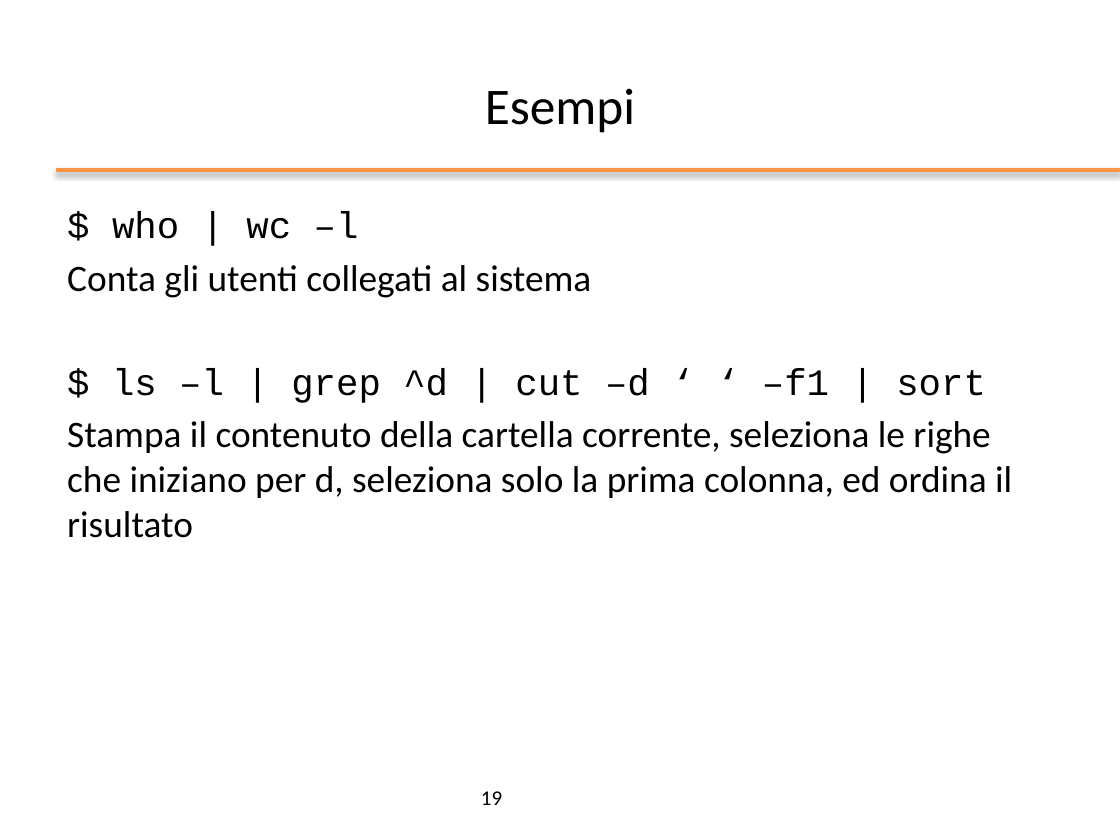
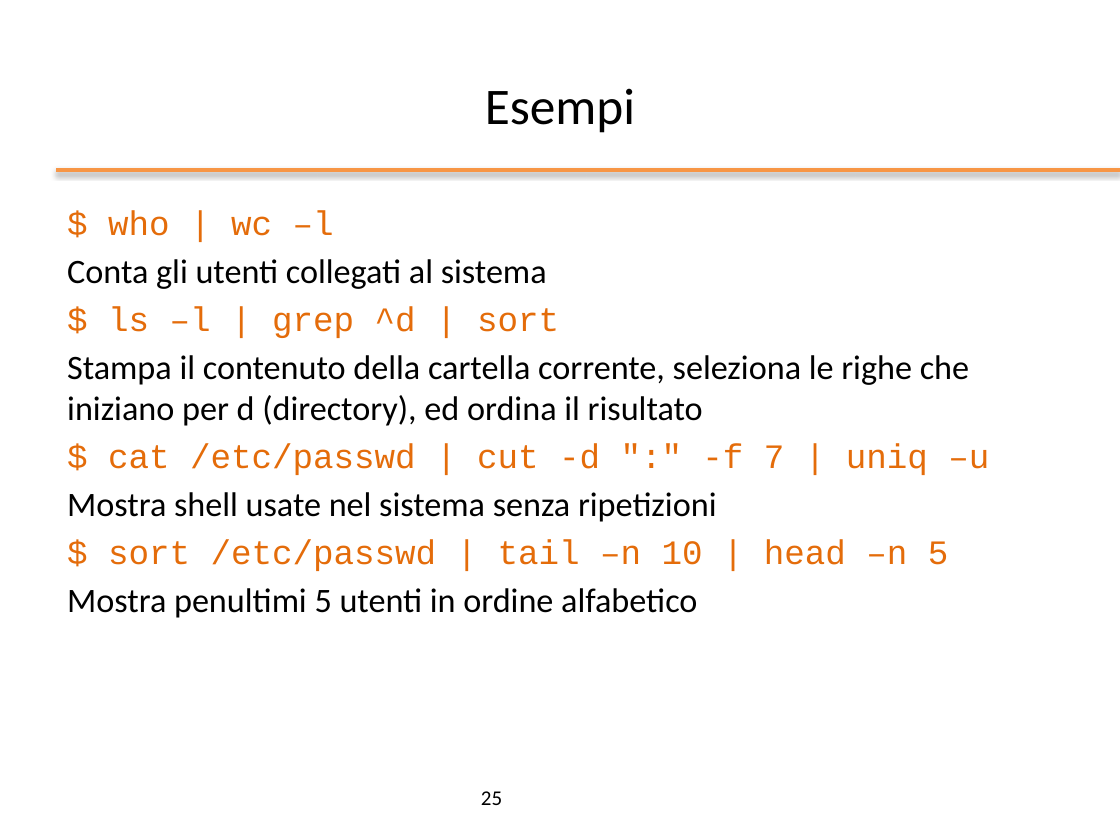
Before and after one commit to nbicocchi/operatingsystemsbsc, a slide deck: slide 25 of slides/ppt/02_Bash Basics.pptx (slide 19 before the commit). Drawn at 1120x840 pixels with LibreOffice and Linux fonts; fonts in the diff are those of the drawing; background and template pictures are left out. Boxes give left, top, right and bottom in pixels: in the first picture for what was removed or moved away, otherwise in the second. Text is boxed around its words. In the diff, an @@ line names an element or a change of style, - is before the commit and + after.

```diff
--- a/slides/ppt/02_Bash Basics.pptx
+++ b/slides/ppt/02_Bash Basics.pptx
@@ text at box(67, 210, 547, 289): size 24 to 22 pt in "$ who | wc –l", "Conta gli utenti collegati al sistema"; text colour #000000 to #E46C0A in "$ who | wc –l" @@
@@ text at box(67, 306, 989, 618): text changed; size 24 to 22 pt @@
-$ ls –l | grep ^d | cut –d ‘ ‘ –f1 | sort
-Stampa il contenuto della cartella corrente, seleziona le righe che iniziano per d, seleziona solo la prima colonna, ed ordina il risultato
+$ ls –l | grep ^d | sort
+Stampa il contenuto della cartella corrente, seleziona le righe che iniziano per d (directory), ed ordina il risultato
+$ cat /etc/passwd | cut -d ":" -f 7 | uniq –u
+Mostra shell usate nel sistema senza ripetizioni
+$ sort /etc/passwd | tail –n 10 | head –n 5
+Mostra penultimi 5 utenti in ordine alfabetico
@@ page number at box(481, 791, 502, 805): text changed @@
-19
+25
```
Also in this commit, not shown: 20 other slides changed, 6 slides added, 3 other files.
